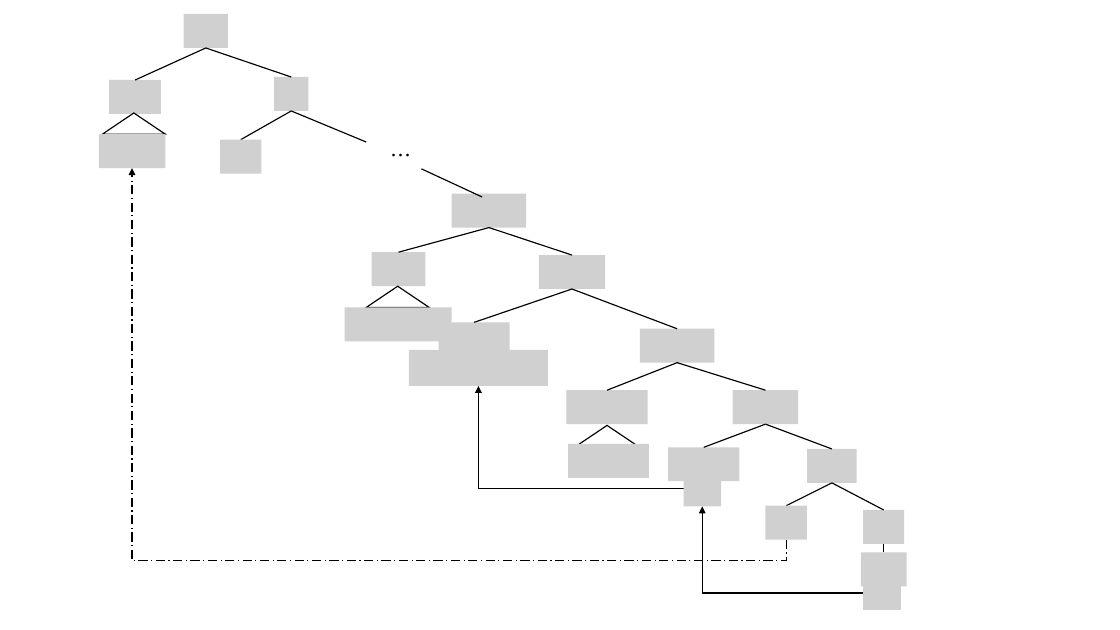
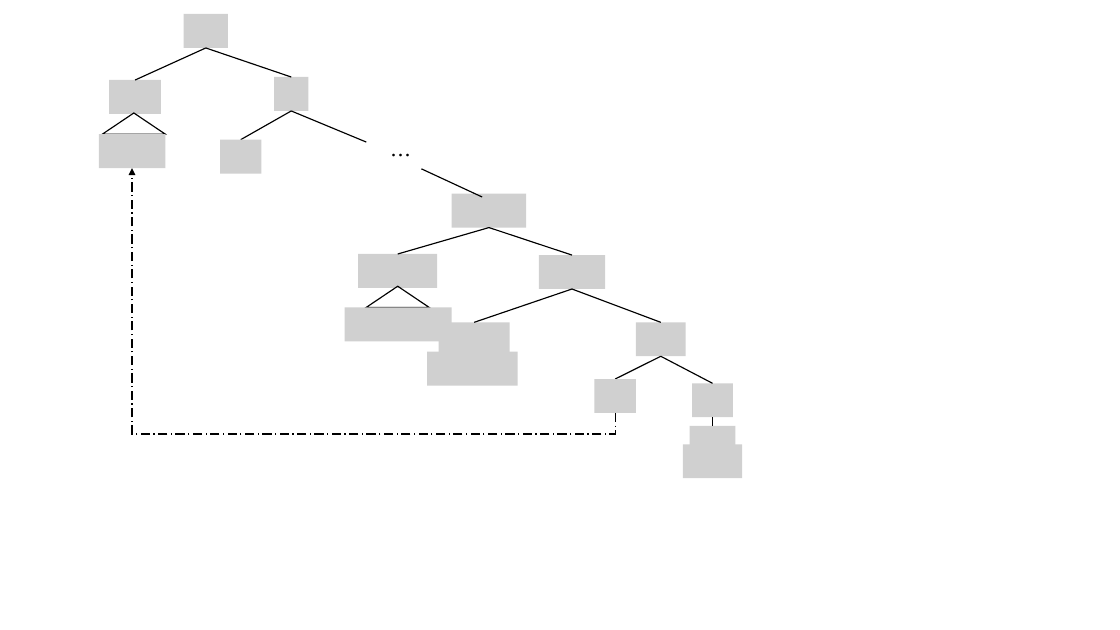
Before and after one commit to NoemieGrf/DegreeSemantic, a slide deck: slide 9 of 正文/latex/pic.pptx. Drawn at 1120x630 pixels with LibreOffice and Linux fonts; fonts in the diff are those of the drawing; grey boxes stand for pictures. Boxes give left, top, right and bottom in pixels: in the first picture for what was removed or moved away, otherwise in the second. Text is boxed around its words. In the diff, an @@ line names an element or a change of style, - is before the commit and + after.

```diff
--- a/正文/latex/pic.pptx
+++ b/正文/latex/pic.pptx
@@ elbow arrow moved from (786, 539) - (132, 168) to (615, 413) - (132, 168) @@
@@ picture: place and size @@
-picture at (371,252,425,286)
+picture at (358,254,437,287)
@@ line moved from (572, 289) - (677, 329) to (572, 289) - (661, 323) @@
@@ picture added at (636,323,686,356) @@
@@ picture removed at (640,329,715,362) @@
@@ picture: place and size @@
-picture at (409,350,548,386)
+picture at (427,352,518,386)
@@ elbow arrow removed from (684, 489) to (479, 386) @@
@@ picture added at (595,379,636,413) @@
@@ line removed from (677, 363) to (607, 391) @@
@@ line removed from (677, 363) to (765, 391) @@
@@ picture added at (692,383,734,417) @@
@@ picture removed at (566,391,648,424) @@
@@ 3 lines: place and size @@
-3 lines at (786,483,884,553)
+3 lines at (615,356,712,426)
@@ picture removed at (733,391,798,424) @@
@@ picture removed at (568,444,649,477) @@
@@ triangle removed at (576,425,639,446) @@
@@ picture: place and size @@
-picture at (669,448,740,481)
+picture at (683,444,743,478)
@@ picture added at (690,426,735,460) @@
@@ line removed from (765, 424) to (704, 448) @@
@@ line removed from (765, 424) to (832, 449) @@
@@ picture removed at (807,449,857,482) @@
@@ picture removed at (684,471,722,507) @@
@@ elbow arrow removed from (864, 593) to (702, 507) @@
@@ picture removed at (765,506,807,539) @@
@@ picture removed at (864,510,905,544) @@
@@ picture removed at (861,553,907,586) @@
@@ picture removed at (864,576,902,610) @@
```
Also in this commit, not shown: 1 other slide changed, 1 slide added, 1 slide removed, 5 other files.
